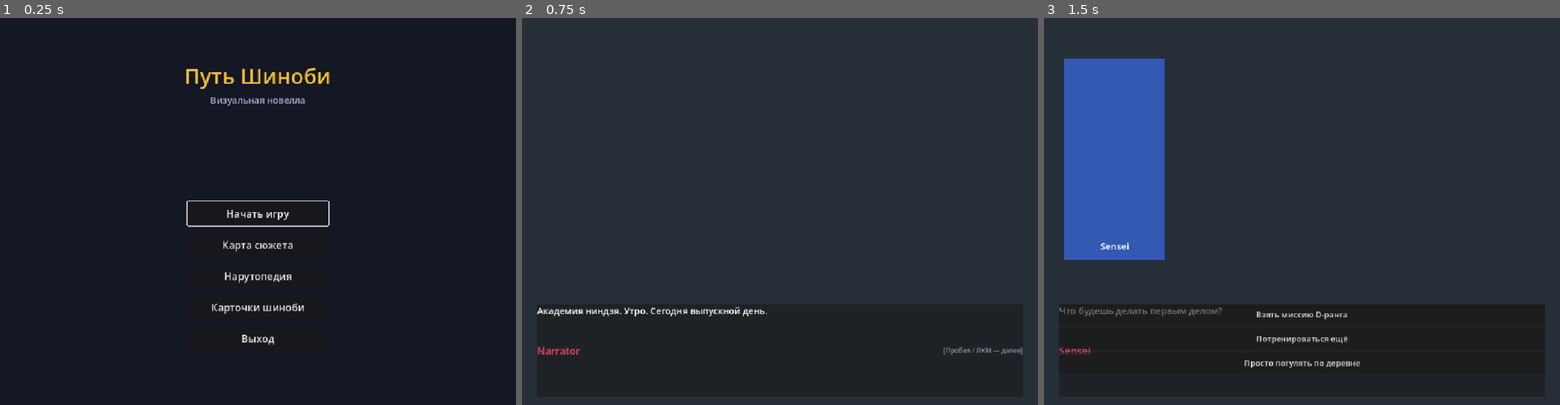
Above: before the commit, frames 1-3 (left to right).
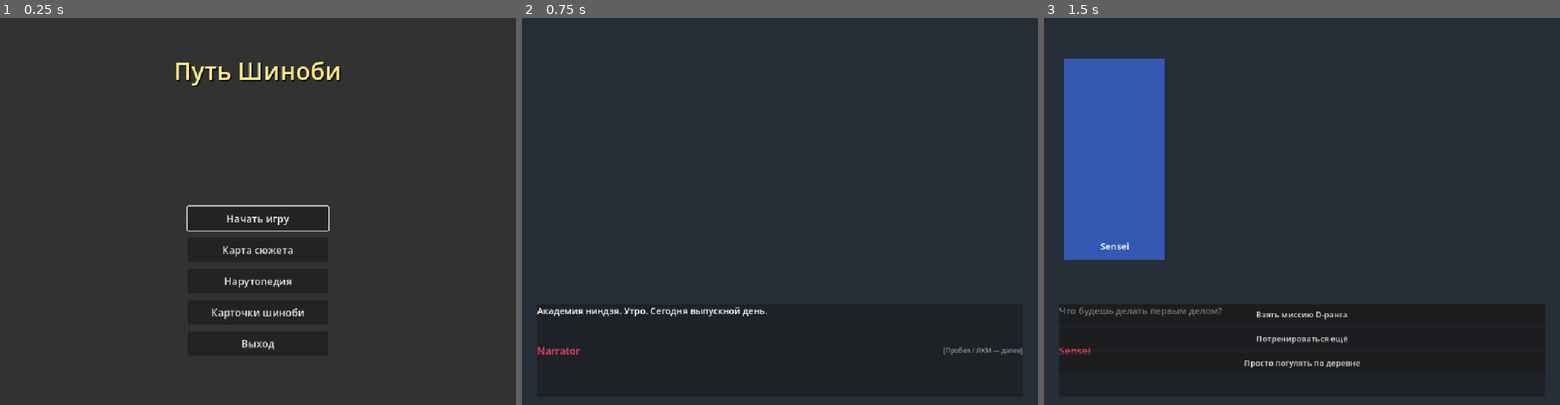
Above: after the commit, the same moments.

Repository: 68erbium/The_world_of_Shinobi
Game: Godot game, scene res://scenes/main_menu.tscn
Same seed, same stepped clock (60 frames per second), same inputs: the game is played once before the commit and once after it.
Inputs (mouse positions are in pixels of both pictures, inside the frame that each line leads up to):
- Up to frame 1 (0.25 s): no input
- Up to frame 2 (0.75 s): click "Начать игру" at 0.5 s
- Up to frame 3 (1.5 s): tap Enter at 1.25, 1.35 s; move the mouse to (1415, 192) at 1.27 s; click (1415, 192) at 1.42 s

The runs differ from the first frame. In frame 1, 93% of the frame differs, in the area x 0-100%, y 0-100%; in frame 2, nothing differs; in frame 3, nothing differs.

Commit message:
Use background image and remove subtitle from main menu

Diff:
--- a/scenes/main_menu.tscn
+++ b/scenes/main_menu.tscn
@@ -1,6 +1,7 @@
-[gd_scene load_steps=2 format=3 uid="uid://bmainmenu001"]
+[gd_scene load_steps=3 format=3 uid="uid://bmainmenu001"]
 
 [ext_resource type="Script" path="res://scripts/main_menu.gd" id="1_script"]
+[ext_resource type="Texture2D" path="res://assets/backgrounds/bg_menu.png" id="2_bg"]
 
 [node name="MainMenu" type="Control"]
 layout_mode = 3
@@ -11,14 +12,25 @@
 grow_vertical = 2
 script = ExtResource("1_script")
 
-[node name="Background" type="ColorRect" parent="."]
+[node name="Background" type="TextureRect" parent="."]
 layout_mode = 1
 anchors_preset = 15
 anchor_right = 1.0
 anchor_bottom = 1.0
 grow_horizontal = 2
 grow_vertical = 2
-color = Color(0.08, 0.09, 0.14, 1)
+texture = ExtResource("2_bg")
+expand_mode = 1
+stretch_mode = 6
+
+[node name="DarkOverlay" type="ColorRect" parent="."]
+layout_mode = 1
+anchors_preset = 15
+anchor_right = 1.0
+anchor_bottom = 1.0
+grow_horizontal = 2
+grow_vertical = 2
+color = Color(0, 0, 0, 0.35)
 
 [node name="Title" type="Label" parent="."]
 layout_mode = 1
@@ -26,30 +38,18 @@
 anchor_left = 0.5
 anchor_right = 0.5
 offset_left = -300.0
-offset_top = 80.0
+offset_top = 70.0
 offset_right = 300.0
-offset_bottom = 150.0
+offset_bottom = 140.0
 grow_horizontal = 2
-theme_override_colors/font_color = Color(0.95, 0.75, 0.2, 1)
-theme_override_font_sizes/font_size = 42
+theme_override_colors/font_color = Color(1, 0.92, 0.55, 1)
+theme_override_colors/font_shadow_color = Color(0, 0, 0, 0.8)
+theme_override_constants/shadow_offset_x = 2
+theme_override_constants/shadow_offset_y = 2
+theme_override_font_sizes/font_size = 48
 text = "Путь Шиноби"
 horizontal_alignment = 1
 vertical_alignment = 1
-
-[node name="Subtitle" type="Label" parent="."]
-layout_mode = 1
-anchors_preset = 5
-anchor_left = 0.5
-anchor_right = 0.5
-offset_left = -200.0
-offset_top = 150.0
-offset_right = 200.0
-offset_bottom = 185.0
-grow_horizontal = 2
-theme_override_colors/font_color = Color(0.7, 0.7, 0.8, 1)
-theme_override_font_sizes/font_size = 18
-text = "Визуальная новелла"
-horizontal_alignment = 1
 
 [node name="VBoxContainer" type="VBoxContainer" parent="."]
 layout_mode = 1
@@ -59,9 +59,9 @@
 anchor_right = 0.5
 anchor_bottom = 0.5
 offset_left = -140.0
-offset_top = -20.0
+offset_top = -10.0
 offset_right = 140.0
-offset_bottom = 280.0
+offset_bottom = 290.0
 grow_horizontal = 2
 grow_vertical = 2
 theme_override_constants/separation = 14
